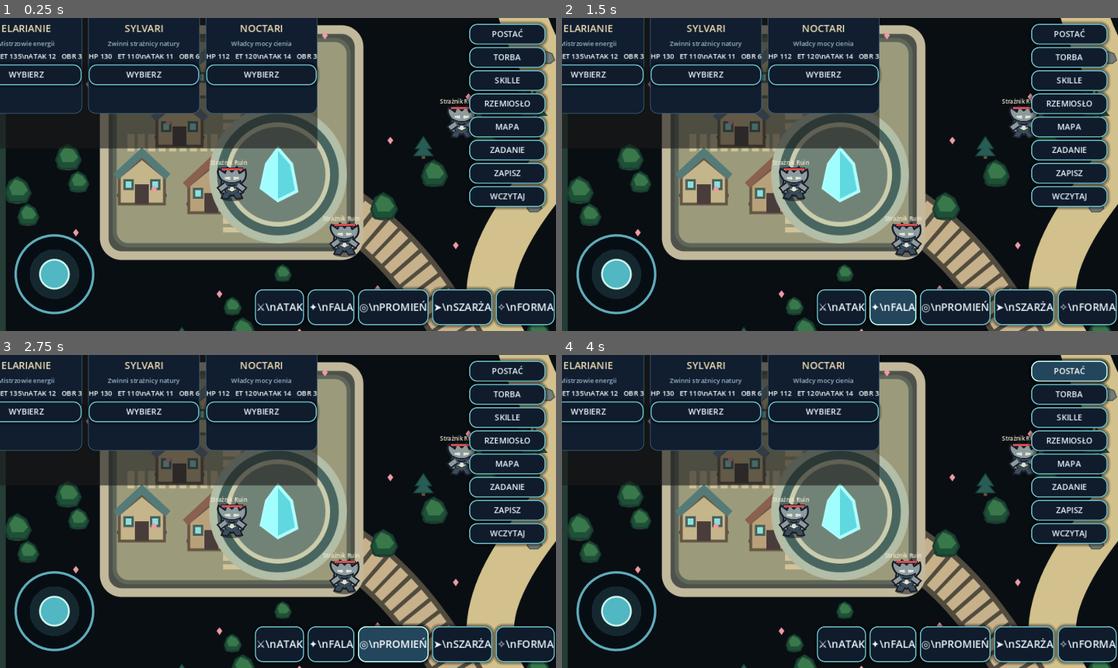
Above: before the commit, frames 1-4 (two rows, left to right).
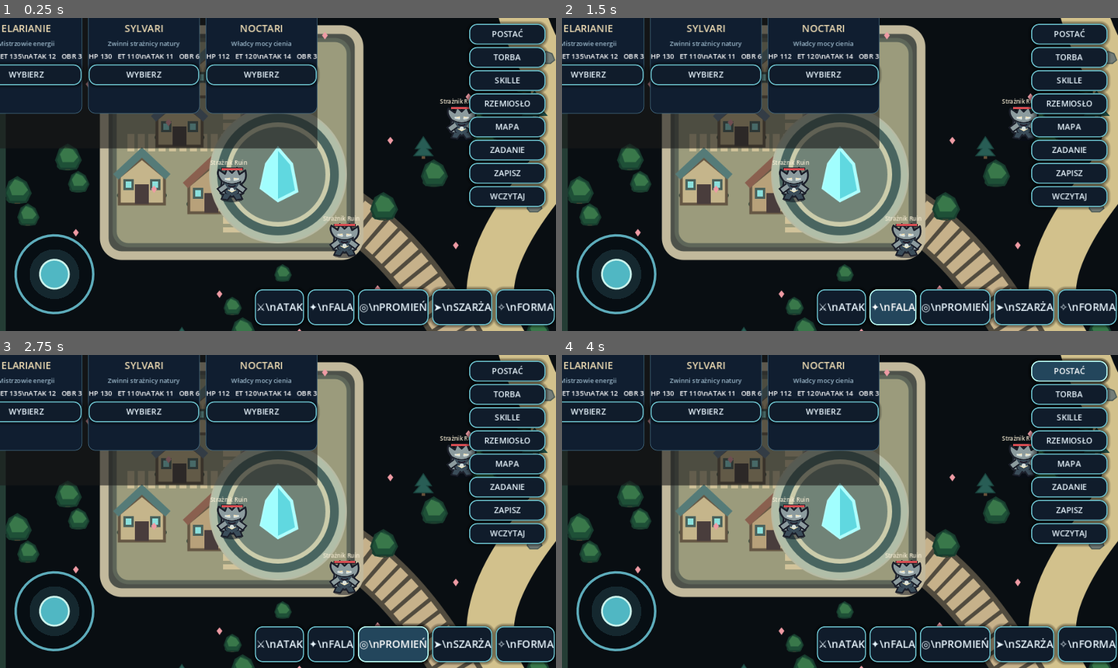
Above: after the commit, the same moments.

Repository: Kulpiak/Aetherion
Game: Godot game, scene res://scenes/main.tscn
Same seed, same stepped clock (60 frames per second), same inputs: the game is played once before the commit and once after it.
Inputs:
- Up to frame 1 (0.25 s): no input
- Up to frame 2 (1.5 s): click "⚔\nATAK" at 0.5 s; click "✦\nFALA" at 1.25 s
- Up to frame 3 (2.75 s): click "◎\nPROMIEŃ" at 2 s
- Up to frame 4 (4 s): click "➤\nSZARŻA" at 2.75 s; click "POSTAĆ" at 3.5 s

The runs differ from the first frame. In frame 1, 0.5% of the frame differs, in the area x 38-85%, y 28-77%; in frame 2, 0.5%; in frame 3, 0.5%; in frame 4, 0.5%.

Commit message:
Add animated enemy attacks, hit reactions and combat feedback

Diff:
--- a/scripts/game.gd
+++ b/scripts/game.gd
@@ -106,6 +106,7 @@
 var dash_anim := 0.0
 var dash_from := Vector2.ZERO
 var dash_to := Vector2.ZERO
+var player_hit_flash := 0.0
 
 func _ready() -> void:
  rng.randomize()
@@ -126,7 +127,7 @@
 func _spawn_enemies() -> void:
  for i in range(18):
   var enemy_hp := 42.0 + float(i % 4) * 13.0
-  enemies.append({"name":ENEMY_NAMES[i%4],"pos":Vector2(rng. …(144 unchanged characters)… rue,"type":i%4,"timer":0.0,"respawn":0.0})
+  enemies.append({"name":ENEMY_NAMES[i%4],"pos":Vector2(rng. …(144 unchanged characters)… rue,"type":i%4,"timer":0.0,"respawn":0.0,"attack_anim":0.0,"hit_flash":0.0,"walk_phase":0.0,"facing":Vector2.DOWN})
 
 func _build_ui() -> void:
  ui = CanvasLayer.new()
@@ -323,6 +324,7 @@
  bolt_cd = maxf(0.0,bolt_cd-delta)
  bolt_anim = maxf(0.0,bolt_anim-delta)
  dash_cd = maxf(0.0,dash_cd-delta)
+ player_hit_flash = maxf(0.0,player_hit_flash-delta)
  dash_anim = maxf(0.0,dash_anim-delta)
  if dash_anim > 0.0:
   player_pos = dash_from.lerp(dash_to,1.0-dash_anim/0.32)
@@ -361,13 +363,19 @@
     enemy["respawn"] = 0.0
    enemies[i] = enemy
    continue
+  enemy["attack_anim"] = maxf(0.0,float(enemy.get("attack_anim",0.0))-delta)
+  enemy["hit_flash"] = maxf(0.0,float(enemy.get("hit_flash",0.0))-delta)
   var difference: Vector2 = player_pos - enemy["pos"]
   if difference.length() < 300.0 and difference.length() > 36.0:
+   enemy["facing"] = difference.normalized()
+   enemy["walk_phase"] = float(enemy.get("walk_phase",0.0)) + delta * 9.0
    enemy["pos"] += difference.normalized() * enemy["speed"] * delta
   elif difference.length() <= 36.0:
    enemy["timer"] += delta
    if enemy["timer"] > 1.3:
     enemy["timer"] = 0.0
+    enemy["attack_anim"] = 0.34
+    player_hit_flash = 0.18
     hp -= maxf(2.0,enemy["damage"]-float(defense))
     if hp <= 0.0:
      hp = max_hp
@@ -418,6 +426,8 @@
  attack_angle = player_facing.angle()
  attack_target = enemy["pos"]
  attack_anim = 0.24
+ enemy["hit_flash"] = 0.18
+ enemy["pos"] += player_facing * 9.0
  enemy["hp"] -= atk + (8 if transformed else 0)
  if enemy["hp"] <= 0.0: _kill_enemy(index)
  else: enemies[index] = enemy
@@ -433,6 +443,8 @@
  for i in range(enemies.size()):
   var enemy := enemies[i]
   if enemy["alive"] and player_pos.distance_to(enemy["pos"]) < 170.0:
+   enemy["hit_flash"] = 0.18
+   enemy["pos"] += (enemy["pos"]-player_pos).normalized() * 7.0
    enemy["hp"] -= atk * 2
    if enemy["hp"] <= 0.0: _kill_enemy(i)
    else: enemies[i] = enemy
@@ -454,6 +466,8 @@
  var enemy := enemies[index]
  player_facing = (enemy["pos"]-player_pos).normalized()
  attack_target = enemy["pos"]
+ enemy["hit_flash"] = 0.2
+ enemy["pos"] += (enemy["pos"]-player_pos).normalized() * 12.0
  enemy["hp"] -= atk * 3 + (18 if transformed else 0)
  if enemy["hp"] <= 0.0:
   _kill_enemy(index)
@@ -479,6 +493,8 @@
  dash_anim = 0.32
  dash_cd = 5.0
  ether -= 16.0
+ enemy["hit_flash"] = 0.22
+ enemy["pos"] += direction * 14.0
  enemy["hp"] -= atk * 2.4 + (12 if transformed else 0)
  if enemy["hp"] <= 0.0:
   _kill_enemy(index)
@@ -886,10 +902,16 @@
  var p: Vector2 = enemy["pos"]
  var kind := int(enemy["type"])
  var chasing := player_pos.distance_to(p) < 300.0
- var frame := 1 if chasing and int(Time.get_ticks_msec()/180)%2 == 0 else 0
- var bob := sin(float(Time.get_ticks_msec())/190.0+float(kind))*2.0
+ var attacking := float(enemy.get("attack_anim",0.0)) > 0.0
+ var frame := 1 if chasing and int(Time.get_ticks_msec()/145)%2 == 0 else 0
+ var phase := float(enemy.get("walk_phase",0.0))
+ var bob := sin(phase)*3.0 if chasing else sin(float(Time.get_ticks_msec())/260.0+float(kind))*1.5
+ var lunge := Vector2(enemy.get("facing",Vector2.DOWN)) * (7.0 if attacking else 0.0)
+ var body_color := Color(1.0,0.55,0.48,1.0) if float(enemy.get("hit_flash",0.0)) > 0.0 else Color.WHITE
  draw_ellipse_shadow(p+Vector2(0,13),22,8)
- draw_texture_rect_region(SPRITE_ATLAS,Rect2(p.x-40,p.y-44+bob,80,80),Rect2((5+kind)*128,frame*128,128,128),Color.WHITE,false)
+ if attacking:
+  draw_arc(p,37.0,0.0,TAU,28,Color(1.0,0.28,0.22,0.72),3.0,true)
+ draw_texture_rect_region(SPRITE_ATLAS,Rect2(p.x-40+lunge.x,p.y-44+bob+lunge.y,80,80),Rect2((5+kind)*128,frame*128,128,128),body_color,false)
  draw_rect(Rect2(p.x-19,p.y-31,38,5),Color("#251f28"))
  draw_rect(Rect2(p.x-18,p.y-30,36.0*maxf(0.0,float(enemy["hp"])/float(enemy["max_hp"])),3),Color("#d94d52"))
  draw_string(ThemeDB.fallback_font,p+Vector2(-38,-36),str(enemy["name"]),HORIZONTAL_ALIGNMENT_LEFT,-1,10,Color("#f4ead2"))
@@ -942,7 +964,8 @@
  var race_index := maxi(0,RACES.keys().find(race))
  draw_ellipse_shadow(p+Vector2(0,15),25,9)
  var frame := 1 if moving and int(Time.get_ticks_msec()/145)%2 == 0 else 0
- draw_texture_rect_region(SPRITE_ATLAS,Rect2(p.x-44,p.y-52+bob,88,88),Rect2(race_index*128,frame*128,128,128),Color.WHITE,false)
+ var hero_tint := Color(1.0,0.55,0.48,1.0) if player_hit_flash > 0.0 else Color.WHITE
+ draw_texture_rect_region(SPRITE_ATLAS,Rect2(p.x-44,p.y-52+bob,88,88),Rect2(race_index*128,frame*128,128,128),hero_tint,false)
  if transformed:
   draw_rect(Rect2(p.x-19,p.y-31+bob,38,3),Color("#ffb34f"))
   draw_rect(Rect2(p.x-23,p.y-27+bob,46,2),Color("#ffdc82"))
